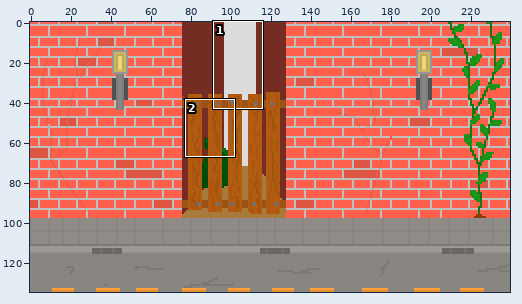
A sprite sheet gets an edit: Assets/Art/Victor/3.0finalbackground 1.png. The first picture is a wide view before the edit; the outline marks the close-up.
Close-up. Old version:
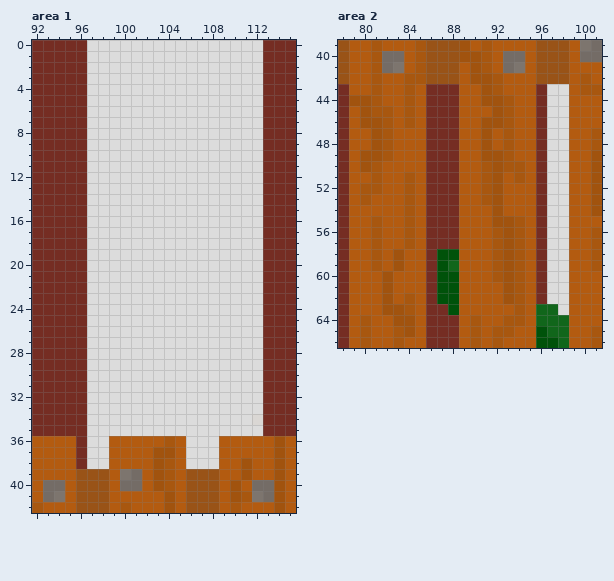
The file is 240x135 pixels. Colours within 5 levels of each other are drawn and written as one. Shown: area 1: x 92..115, y 0..42; area 2: x 78..101, y 39..66. The commit also changed other parts of the picture, which this record leaves out.
After the commit:
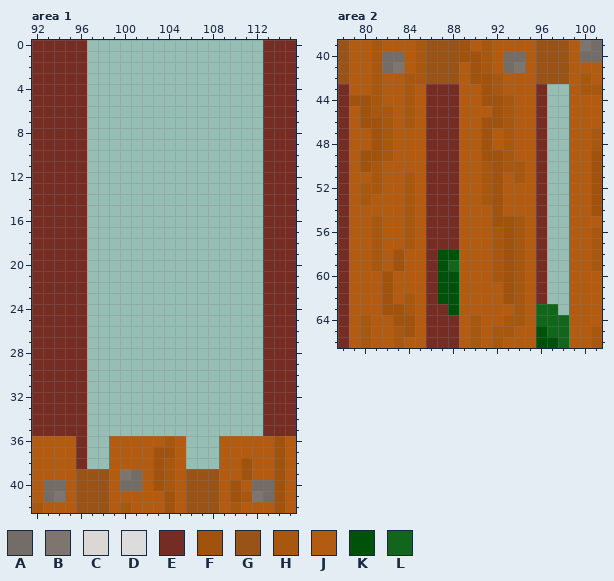
Palette (. is transparent): A #746c66  B #7d756e  C #dad7d4  D #dcdcdc  E #752d23  F #a1530e  G #995317  H #a8570f  J #b35b10  K #00520a  L #11661b
Difference:
--- area 1
@@ x 92..115 @@
- 0 EEEEEDDDDDDDDDDDDDDDDEEE
- 1 EEEEEDDDDDDDDDDDDDDDDEEE
- 2 EEEEEDDDDDDDDDDDDDDDDEEE
- 3 EEEEEDDDDDDDDDDDDDDDDEEE
- 4 EEEEEDDDDDDDDDDDDDDDDEEE
- 5 EEEEEDDDDDDDDDDDDDDDDEEE
- 6 EEEEEDDDDDDDDDDDDDDDDEEE
- 7 EEEEEDDDDDDDDDDDDDDDDEEE
- 8 EEEEEDDDDDDDDDDDDDDDDEEE
- 9 EEEEEDDDDDDDDDDDDDDDDEEE
-10 EEEEEDDDDDDDDDDDDDDDDEEE
-11 EEEEEDDDDDDDDDDDDDDDDEEE
-12 EEEEEDDDDDDDDDDDDDDDDEEE
-13 EEEEEDDDDDDDDDDDDDDDDEEE
-14 EEEEEDDDDDDDDDDDDDDDDEEE
-15 EEEEEDDDDDDDDDDDDDDDDEEE
-16 EEEEEDDDDDDDDDDDDDDDDEEE
-17 EEEEEDDDDDDDDDDDDDDDDEEE
-18 EEEEEDDDDDDDDDDDDDDDDEEE
-19 EEEEEDDDDDDDDDDDDDDDDEEE
-20 EEEEEDDDDDDDDDDDDDDDDEEE
-21 EEEEEDDDDDDDDDDDDDDDDEEE
-22 EEEEEDDDDDDDDDDDDDDDDEEE
-23 EEEEEDDDDDDDDDDDDDDDDEEE
-24 EEEEEDDDDDDDDDDDDDDDDEEE
-25 EEEEEDDDDDDDDDDDDDDDDEEE
-26 EEEEEDDDDDDDDDDDDDDDDEEE
-27 EEEEEDDDDDDDDDDDDDDDDEEE
-28 EEEEEDDDDDDDDDDDDDDDDEEE
-29 EEEEEDDDDDDDDDDDDDDDDEEE
-30 EEEEEDDDDDDDDDDDDDDDDEEE
-31 EEEEEDDDDDDDDDDDDDDDDEEE
-32 EEEEEDDDDDDDDDDDDDDDDEEE
-33 EEEEEDDDDDDDDDDDDDDDDEEE
-34 EEEEEDDDDDDDDDDDDDDDCEEE
-35 EEEEEDDDDDDDDDDDDDDDDEEE
-36 JJJJEDDJJJJJHJDDDJJJJJFJ
-37 JJJJEDDJJJJFFJDDDJJJJJFJ
-38 JJJJEDDJJJJFHJDDDJJFJJFJ
+ 0 EEEEE................EEE
+ 1 EEEEE................EEE
+ 2 EEEEE................EEE
+ 3 EEEEE................EEE
+ 4 EEEEE................EEE
+ 5 EEEEE................EEE
+ 6 EEEEE................EEE
+ 7 EEEEE................EEE
+ 8 EEEEE................EEE
+ 9 EEEEE................EEE
+10 EEEEE................EEE
+11 EEEEE................EEE
+12 EEEEE................EEE
+13 EEEEE................EEE
+14 EEEEE................EEE
+15 EEEEE................EEE
+16 EEEEE................EEE
+17 EEEEE................EEE
+18 EEEEE................EEE
+19 EEEEE................EEE
+20 EEEEE................EEE
+21 EEEEE................EEE
+22 EEEEE................EEE
+23 EEEEE................EEE
+24 EEEEE................EEE
+25 EEEEE................EEE
+26 EEEEE................EEE
+27 EEEEE................EEE
+28 EEEEE................EEE
+29 EEEEE................EEE
+30 EEEEE................EEE
+31 EEEEE................EEE
+32 EEEEE................EEE
+33 EEEEE................EEE
+34 EEEEE................EEE
+35 EEEEE................EEE
+36 JJJJE..JJJJJHJ...JJJJJFJ
+37 JJJJE..JJJJFFJ...JJJJJFJ
+38 JJJJE..JJJJFHJ...JJFJJFJ
 39 JJJJGGGJBAJFHJGGGJJFJJFJ
--- area 2
@@ x 95..100 @@
 42 JGGGJH
-43 JEDDJH
-44 JEDDJJ
-45 JEDDJJ
-46 JEDDJJ
-47 JEDDJJ
-48 JEDDJJ
-49 JEDDJJ
-50 JEDDJJ
-51 JEDDJJ
-52 JEDDJJ
-53 JEDDJJ
-54 JEDDJJ
-55 JEDDJJ
-56 JEDDJJ
-57 JEDDJJ
-58 JEDDJJ
-59 JEDDJJ
-60 JEDDJJ
-61 JEDDJJ
-62 JEDDJJ
-63 JLLDJJ
+43 JE..JH
+44 JE..JJ
+45 JE..JJ
+46 JE..JJ
+47 JE..JJ
+48 JE..JJ
+49 JE..JJ
+50 JE..JJ
+51 JE..JJ
+52 JE..JJ
+53 JE..JJ
+54 JE..JJ
+55 JE..JJ
+56 JE..JJ
+57 JE..JJ
+58 JE..JJ
+59 JE..JJ
+60 JE..JJ
+61 JE..JJ
+62 JE..JJ
+63 JLL.JJ
 64 JLLLJJ
Boxes around the changes in both close-ups, in picture pixels (x1, y1, x2, y2):
erased: (87, 40, 263, 469)
erased: (547, 84, 569, 315)
